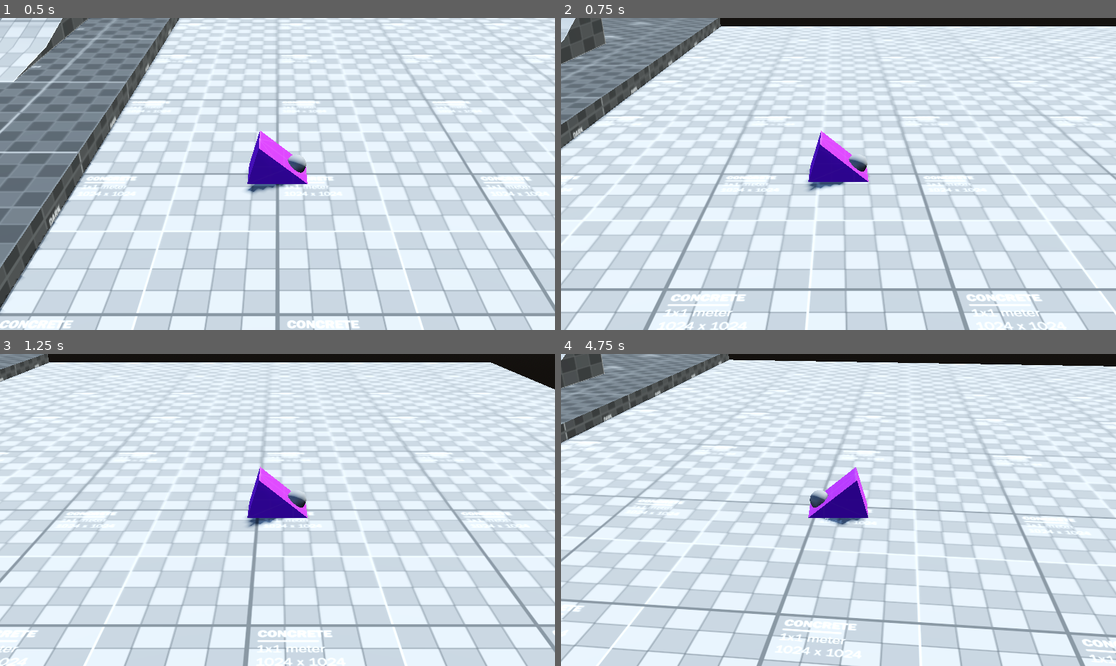
Above: before the commit, frames 1-4 (two rows, left to right).
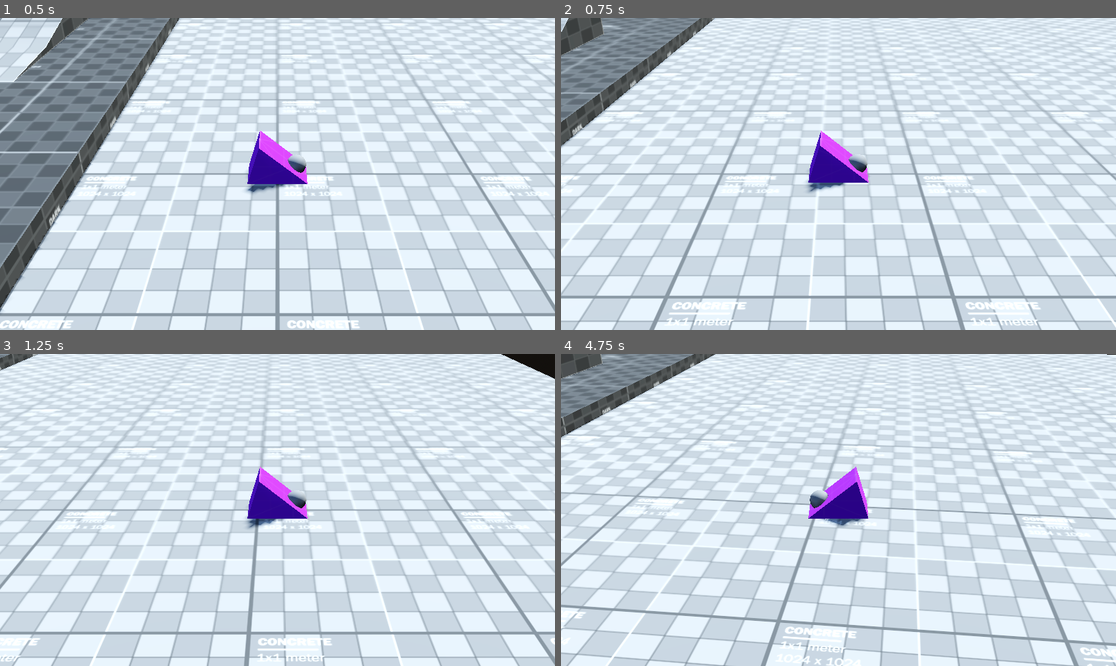
Above: after the commit, the same moments.

Repository: lithopsiouu/you-rat
Game: Godot game, scene res://Scenes/test/main test room.tscn
Same seed, same stepped clock (60 frames per second), same inputs: the game is played once before the commit and once after it.
Inputs:
- Up to frame 1 (0.5 s): no input
- Up to frame 2 (0.75 s): hold D (move_right) from 0.53 s (still down); tap Down (rotate_cam_down) at 0.6 s
- Up to frame 3 (1.25 s): keep holding D (move_right)
- Up to frame 4 (4.75 s): release D (move_right) at 1.28 s; hold S (move_backward) 1.28-2.03 s; tap one key every 0.75 s from 1.35 s: Left (rotate_cam_left) Right (rotate_cam_right) Up (rotate_cam_up) Down (rotate_cam_down) Left (rotate_cam_left); hold D (move_right) 2.03-2.78 s; hold W (move_forward) 2.78-3.53 s; hold A (move_left) from 3.53 s (still down)

Frame 1 is identical in both runs. In frame 2, 30% of the frame differs, in the area x 0-100%, y 0-100%; in frame 3, 30%; in frame 4, 32%.

Commit message:
add x + y gimbal sensitivity

Diff:
--- a/Scenes/test/main test room.tscn
+++ b/Scenes/test/main test room.tscn
@@ -113,4 +113,5 @@
 
 [node name="GimbalCamera" parent="Player" node_paths=PackedStringArray("player_input") instance=ExtResource("7_of0ke")]
 player_input = NodePath("../Components/PlayerInput")
-rotation_speed = 0.028
+rotation_speed_y = 0.02
+rotation_speed_x = 0.028
--- /dev/null
+++ b/Scripts/Interaction/interactable.gd
@@ -0,0 +1,4 @@
+class_name Interactable extends Area3D
+
+func _ready() -> void:
+	pass
--- a/Scripts/gimbal_camera.gd
+++ b/Scripts/gimbal_camera.gd
@@ -4,13 +4,14 @@
 
 @export_category("Settings")
 
-@export var rotation_speed = PI / 2
+@export var rotation_speed_y = PI / 2
+@export var rotation_speed_x = PI / 2
 @export var gimbal_max_x: float = -40.0
 @export var gimbal_min_x: float = -15.0
 
 func _process(delta: float) -> void:
 	if abs(player_input.rotate_cam.length()) > 0:
-		rotation.y += player_input.rotate_cam.x * rotation_speed
-		$InnerGimbal.rotation.x += player_input.rotate_cam.y * rotation_speed
+		rotation.y += player_input.rotate_cam.x * rotation_speed_x
+		$InnerGimbal.rotation.x += player_input.rotate_cam.y * rotation_speed_y
 
 		$InnerGimbal.rotation_degrees.x = clampf($InnerGimbal.rotation_degrees.x, gimbal_max_x, gimbal_min_x)
--- a/project.godot
+++ b/project.godot
@@ -71,6 +71,10 @@
 3d_physics/layer_1="Generic"
 3d_physics/layer_2="Ground"
 3d_physics/layer_5="Player"
+3d_physics/layer_9="Interactable"
+3d_physics/layer_10="Interactor"
+3d_physics/layer_13="Hitbox"
+3d_physics/layer_14="Hurtbox"
 
 [rendering]
 
Not shown, added: Scripts/Interaction/interactable.gd.uid
